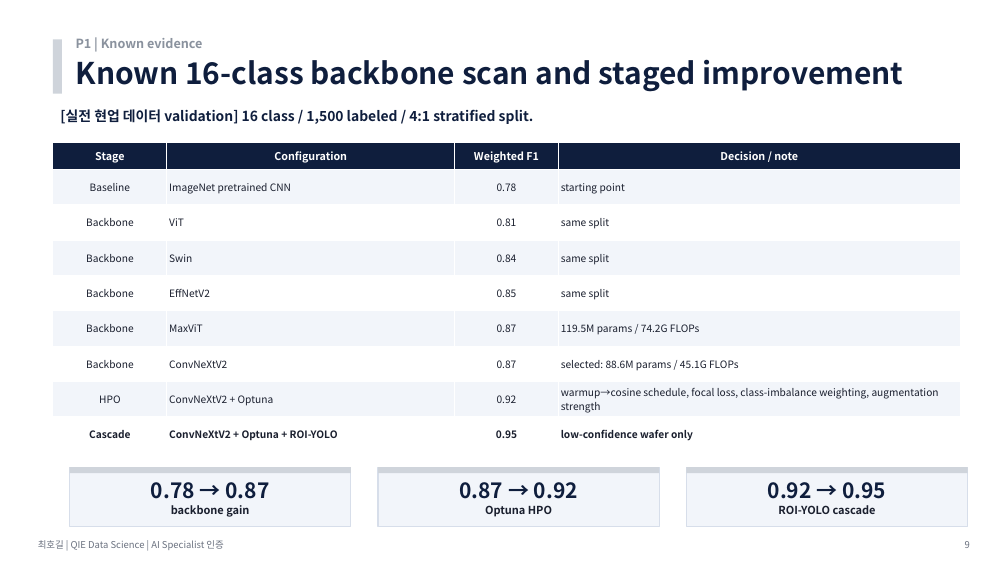
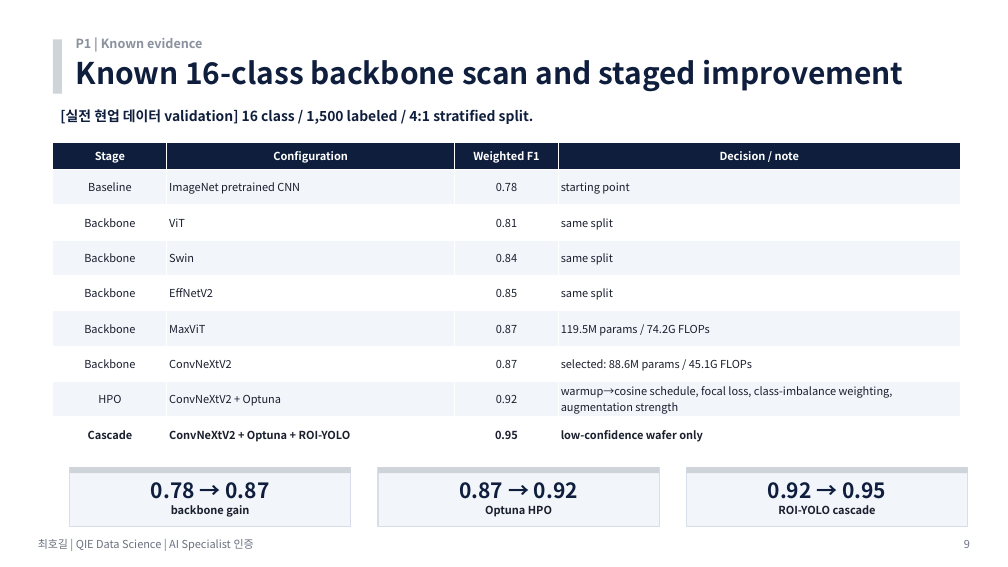
Before and after one commit to hogil/fbm_paper, a slide deck: slide 9 of recommendation/presentation/'26년 AI Specialist 면점 심사 자료_메모리사업부_최호길.pptx. Drawn at 1008x567 pixels with LibreOffice and Linux fonts; fonts in the diff are those of the drawing. Boxes give left, top, right and bottom in pixels: in the first picture for what was removed or moved away, otherwise in the second. Text is boxed around its words. In the diff, an @@ line names an element or a change of style, - is before the commit and + after.

Commit message:
Deduplicate AI specialist deck metrics

```diff
--- a/recommendation/presentation/'26년 AI Specialist 면점 심사 자료_메모리사업부_최호길.pptx
+++ b/recommendation/presentation/'26년 AI Specialist 면점 심사 자료_메모리사업부_최호길.pptx
@@ table at bbox=[53, 142, 960, 452] @@
@@ size 10.2 to 10.5 pt in "Stage", "Configuration", "Weighted F1", "Decision / note" @@
@@ size 9.7 to 10.5 pt @@
@@ text "최호길 | QIE Data Science ..." at bbox=[38, 539, 254, 551]: size 9 to 10.5 pt @@
```
Also in this commit, not shown: 25 other slides changed, 2 other files.
